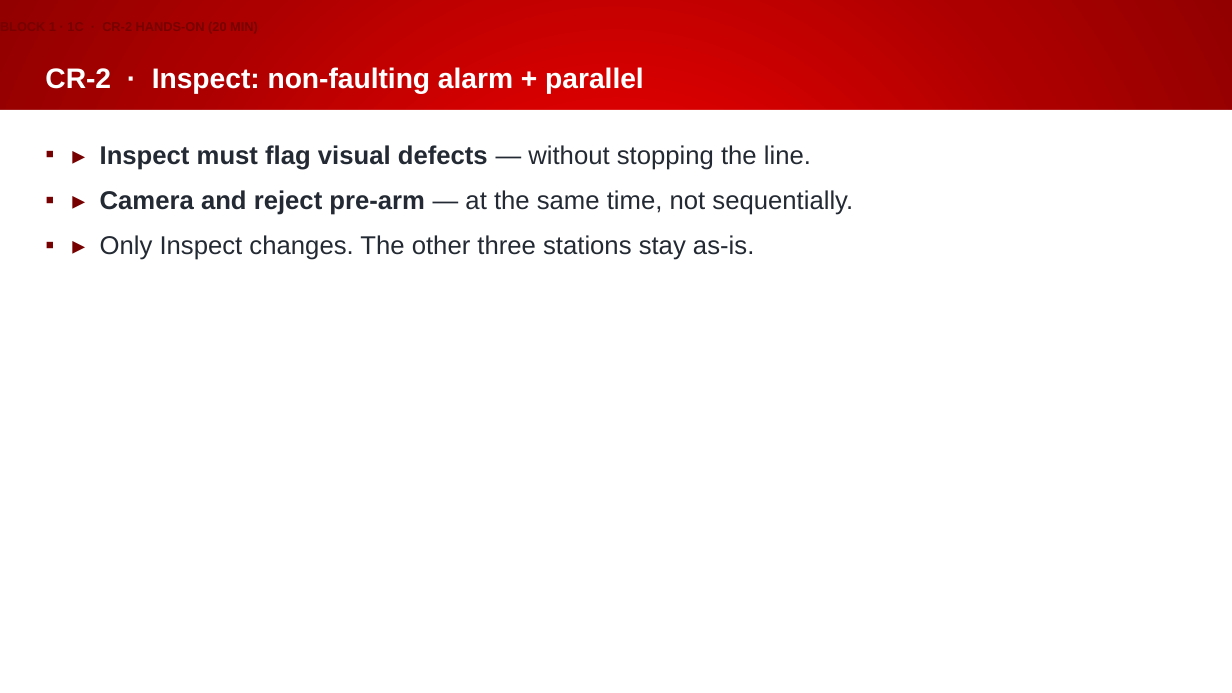
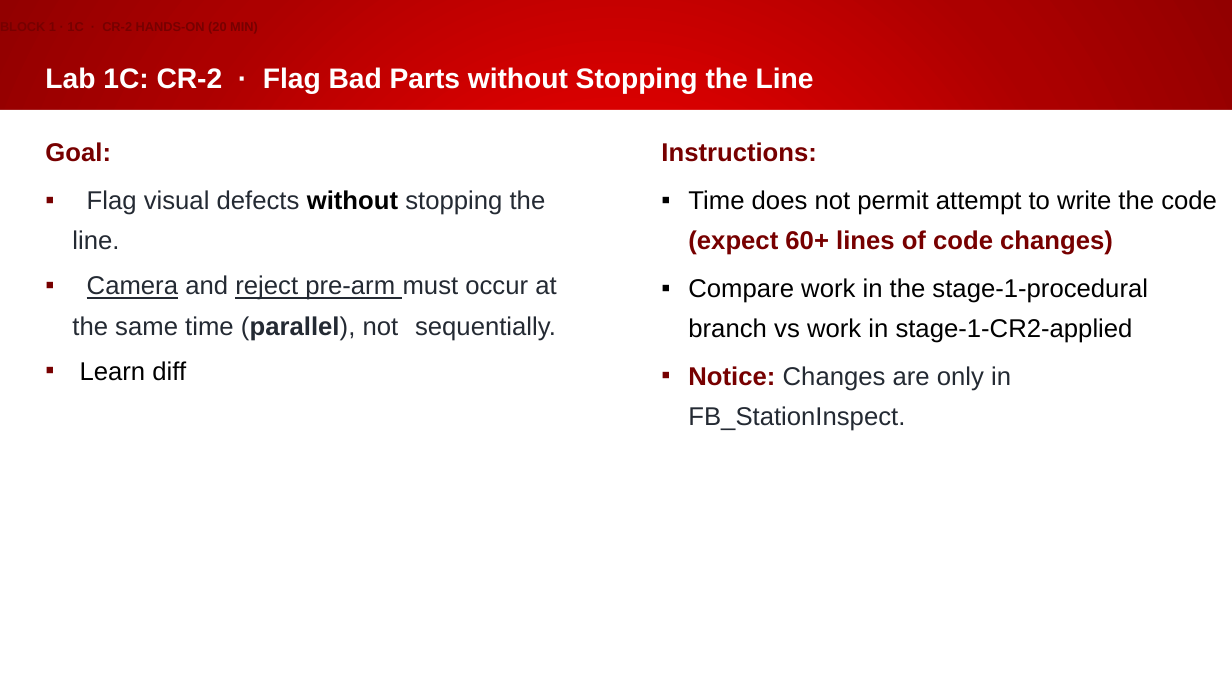
Before and after one commit to Beckhoff-USA-Community/Procedural_To_SOLID, a slide deck: slide 25 of presentation/NEM2026_workshop.pptx (slide 18 before the commit). Drawn at 1232x693 pixels with LibreOffice and Linux fonts; fonts in the diff are those of the drawing; background and template pictures are left out. Boxes give left, top, right and bottom in pixels: in the first picture for what was removed or moved away, otherwise in the second. Text is boxed around its words. In the diff, an @@ line names an element or a change of style, - is before the commit and + after.

```diff
--- a/presentation/NEM2026_workshop.pptx
+++ b/presentation/NEM2026_workshop.pptx
@@ title at [45, 67, 814, 94]: text changed @@
-CR-2 · Inspect: non-faulting alarm + parallel
+Lab 1C: CR-2 · Flag Bad Parts without Stopping the Line
@@ text added at [45, 142, 556, 381], 20 pt, text #242A33 @@
+Goal:
+▪ Flag visual defects without stopping the line.
+▪ Camera and reject pre-arm must occur at the same time (parallel), not sequentially.
+▪ Learn diff
@@ text at [661, 142, 1217, 431]: text changed; text colour #242A33 to #000000 @@
-▪ ▸ Inspect must flag visual defects — without stopping the line.
-▪ ▸ Camera and reject pre-arm — at the same time, not sequentially.
-▪ ▸ Only Inspect changes. The other three stations stay as-is.
+Instructions:
+▪ Time does not permit attempt to write the code (expect 60+ lines of code changes)
+▪ Compare work in the stage-1-procedural branch vs work in stage-1-CR2-applied
+▪ Notice: Changes are only in FB_StationInspect.
```
Also in this commit, not shown: 21 other slides changed, 15 slides added, 1 slide removed, 2 other files.
